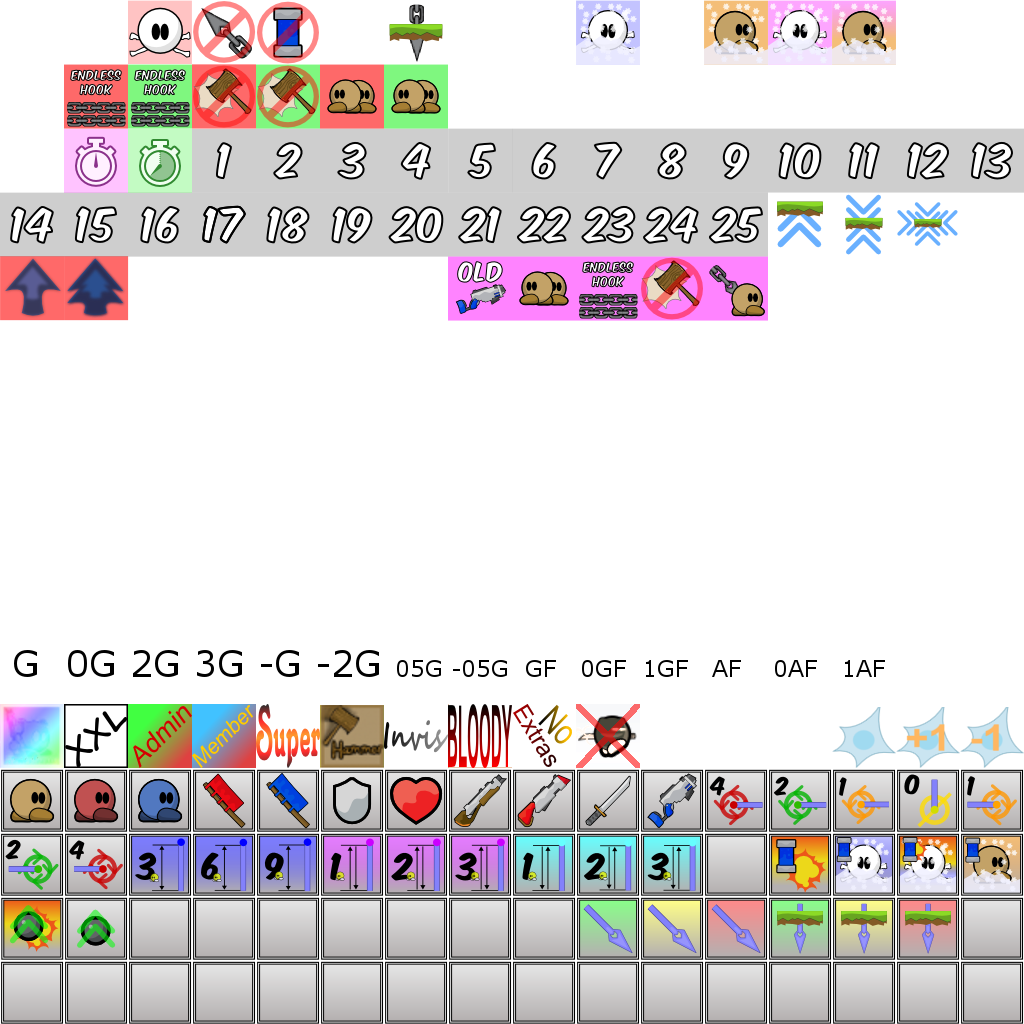
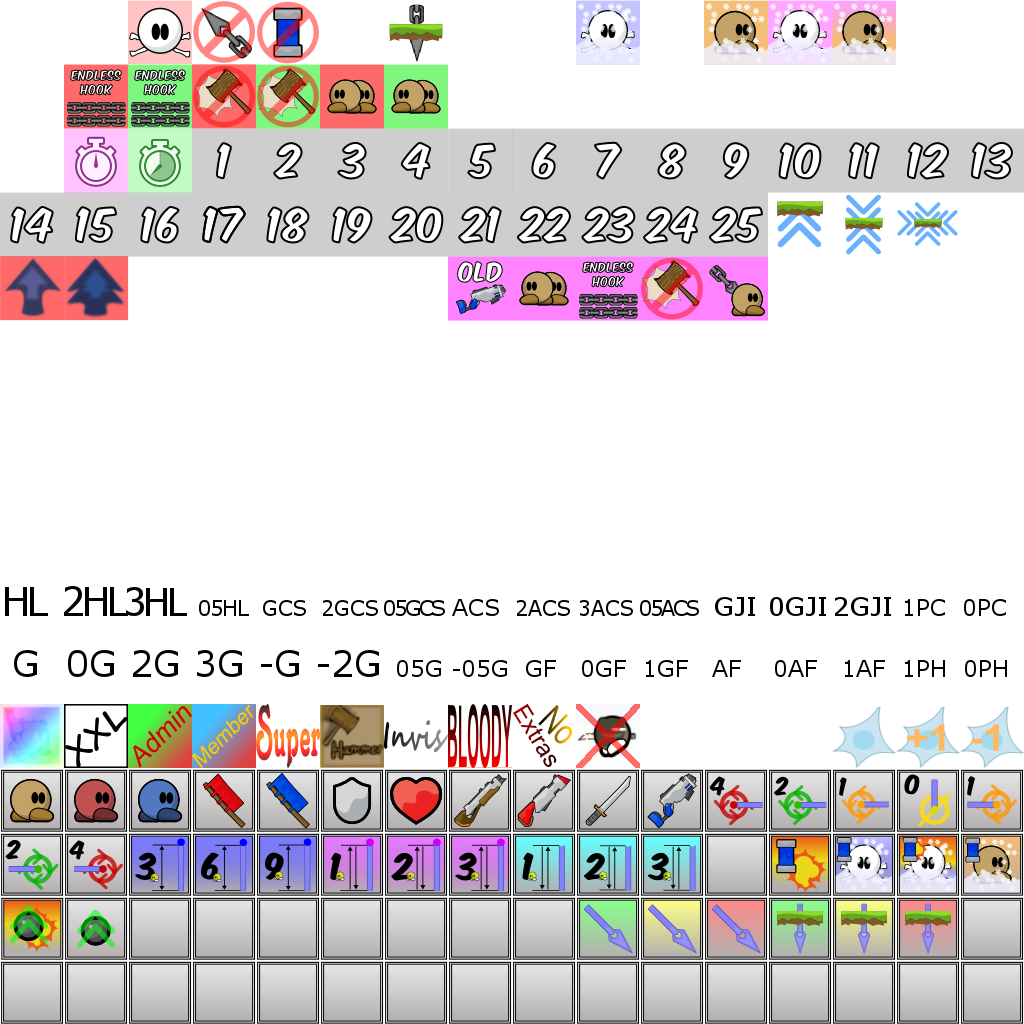
Layered file, before and after one edit (1024px x 1024px). Changes by layer:
painted on "G 0G 2G 3G -G -2G 05G -05G ..." over [905, 660, 1007, 677]
added layer "HL 2HL3HL 05..." above "entities.png" over [5, 586, 1006, 616]
